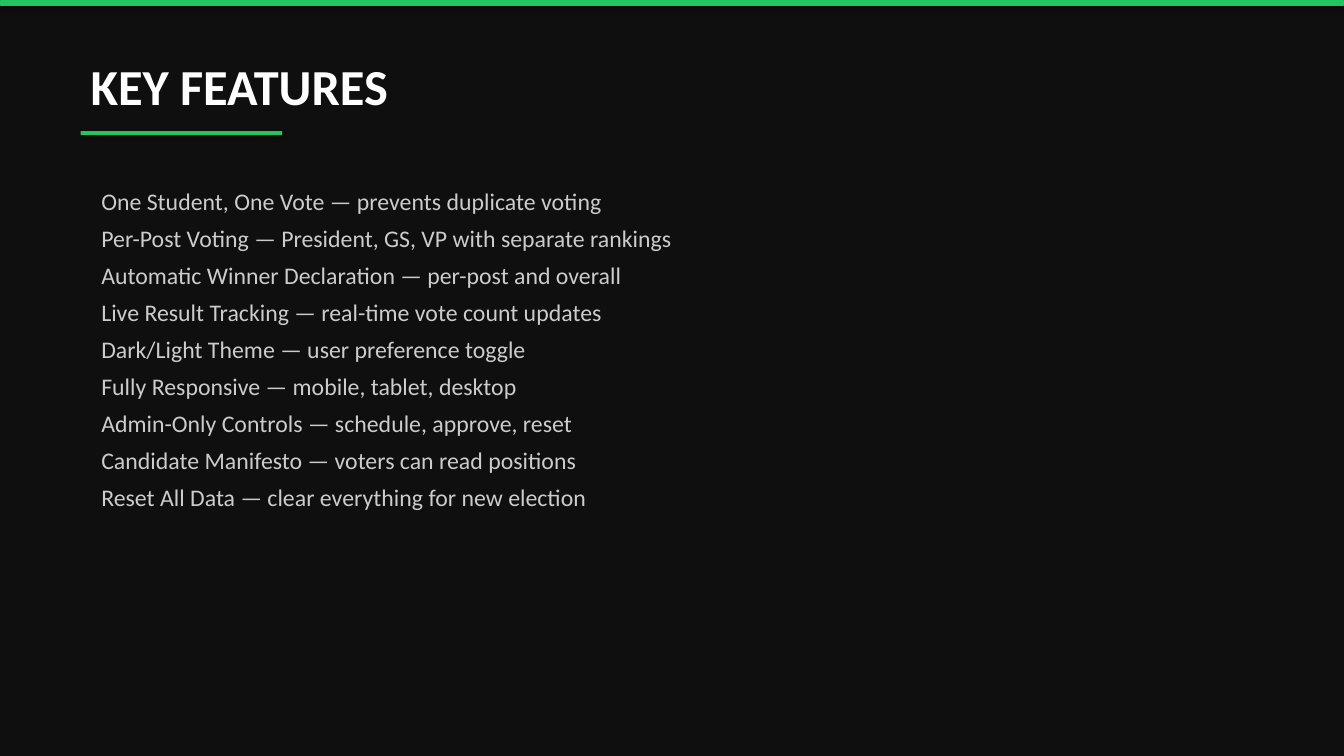
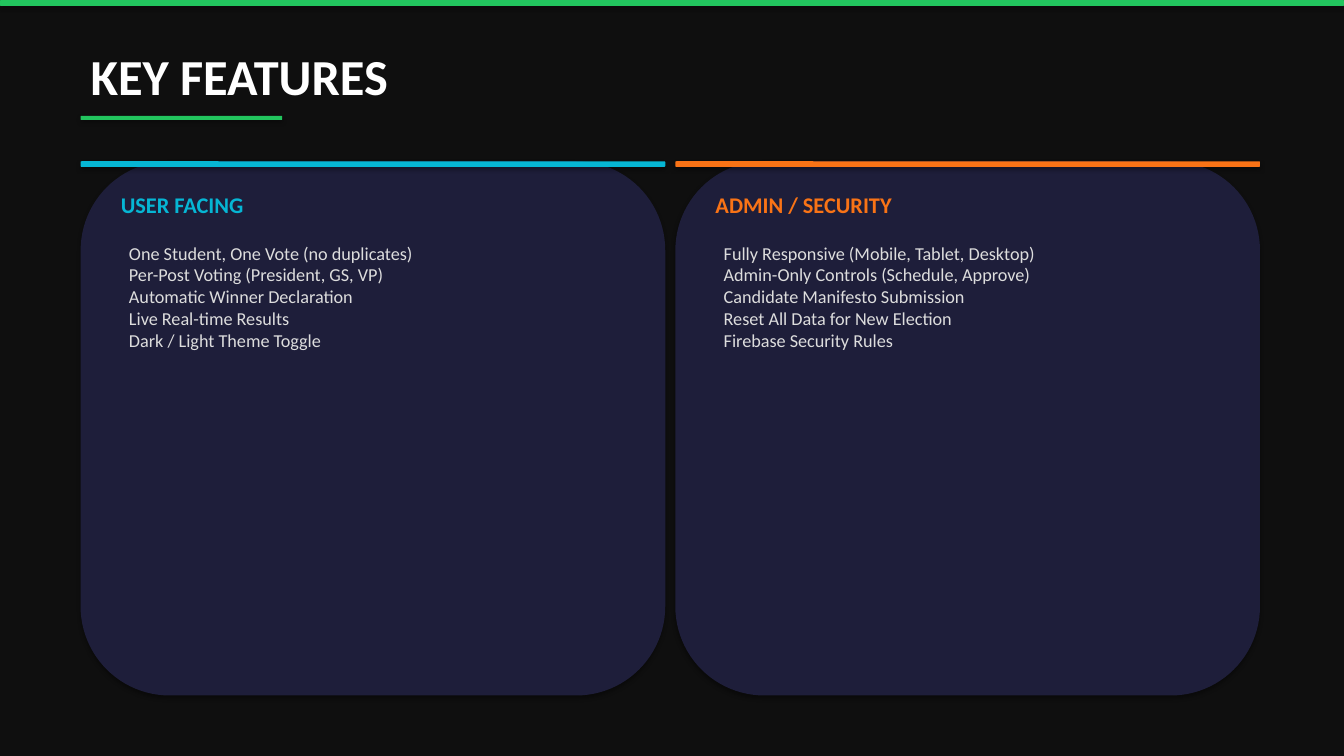
Before and after one commit to nayeemuddin0351/University-Digital-Election-Hub, a slide deck: slide 11 of RMSTU_Election_Presentation.pptx (slide 8 before the commit). Drawn at 1344x756 pixels with LibreOffice and Linux fonts; fonts in the diff are those of the drawing. Boxes give left, top, right and bottom in pixels: in the first picture for what was removed or moved away, otherwise in the second. Text is boxed around its words. In the diff, an @@ line names an element or a change of style, - is before the commit and + after.

```diff
--- a/RMSTU_Election_Presentation.pptx
+++ b/RMSTU_Election_Presentation.pptx
@@ text "KEY FEATURES": place and size @@
-text "KEY FEATURES" at [91,72,388,106]
+text "KEY FEATURES" at [91,62,388,96]
@@ rounded rectangle: place and size @@
-rounded rectangle at [81,131,282,135]
+rounded rectangle at [81,116,282,120]
@@ rounded rectangle added at [81,161,665,696], fill #1E1E3A @@
@@ rounded rectangle added at [81,161,665,167], fill #06B6D4 @@
@@ rounded rectangle added at [676,161,1260,696], fill #1E1E3A @@
@@ rounded rectangle added at [676,161,1260,167], fill #F97316 @@
@@ text added at [121,198,243,213], 16 pt, text #06B6D4, bold @@
+USER FACING
@@ text added at [715,198,892,213], 16 pt, text #F97316, bold @@
+ADMIN / SECURITY
@@ text at [129,247,413,350]: text changed; size 17 to 13 pt; text colour #CCCCCC to #DDDDDD @@
-One Student, One Vote — prevents duplicate voting
-Per-Post Voting — President, GS, VP with separate rankings
-Automatic Winner Declaration — per-post and overall
-Live Result Tracking — real-time vote count updates
-Dark/Light Theme — user preference toggle
-Fully Responsive — mobile, tablet, desktop
-Admin-Only Controls — schedule, approve, reset
-Candidate Manifesto — voters can read positions
-Reset All Data — clear everything for new election
+One Student, One Vote (no duplicates)
+Per-Post Voting (President, GS, VP)
+Automatic Winner Declaration
+Live Real-time Results
+Dark / Light Theme Toggle
@@ text added at [724,247,1035,350], 13 pt, text #DDDDDD @@
+Fully Responsive (Mobile, Tablet, Desktop)
+Admin-Only Controls (Schedule, Approve)
+Candidate Manifesto Submission
+Reset All Data for New Election
+Firebase Security Rules
```
Also in this commit, not shown: 8 other slides changed, 5 slides added, 3 slides removed.
